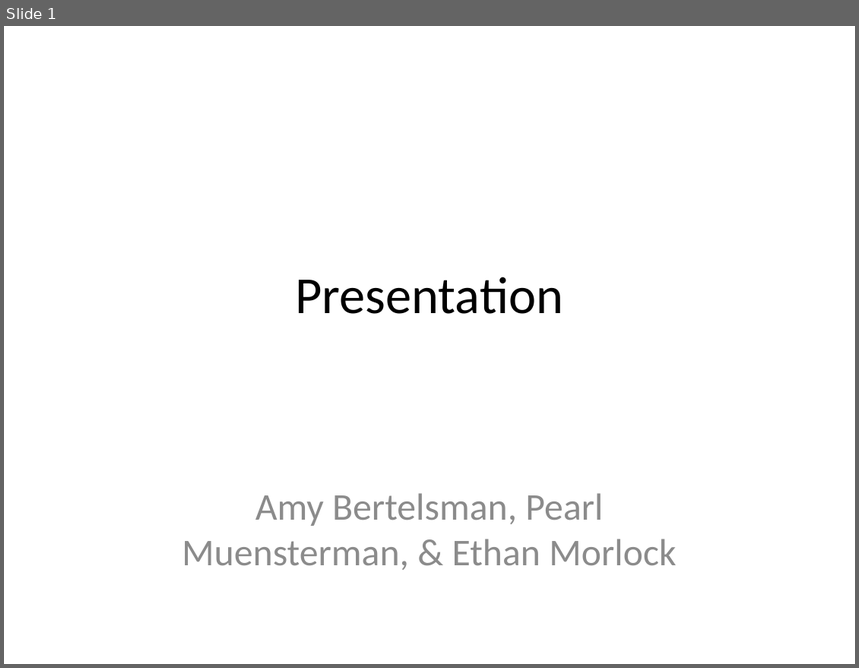
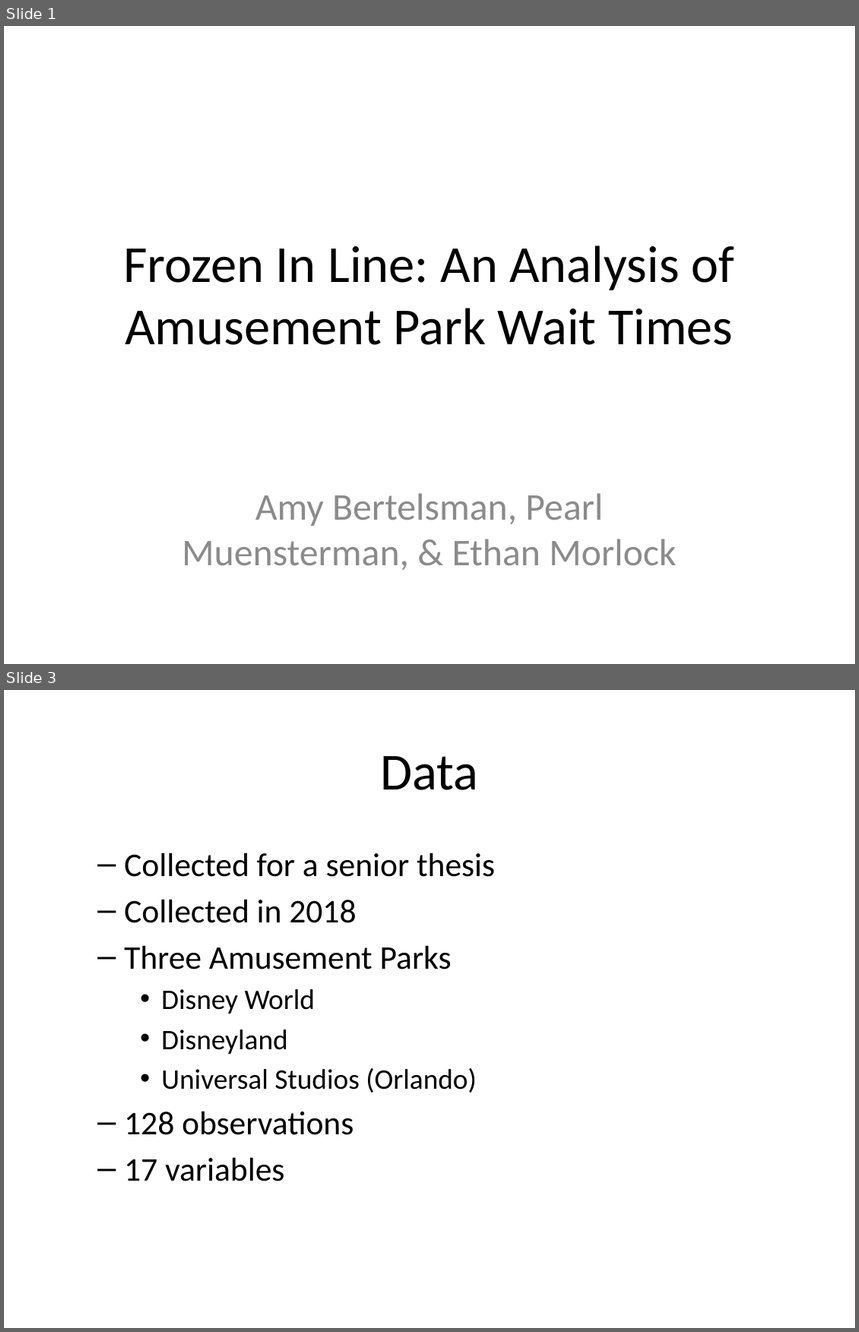
Before and after one commit to pearlmuensterman/Stat_361_Final_Project, a slide deck: Presentation.pptx. Shown one above the other, each under a label of ours: slide 1 before the commit, slides 1 and 3 after it; the slides between them are not shown. The pictures are 859x668 and 859x1332 pixels, drawn with LibreOffice and Linux fonts; fonts in the diff are those of the drawing. Boxes give left, top, right and bottom in pixels: in the first picture for what was removed or moved away, otherwise in the second. Text is boxed around its words. In the diff, an @@ line names an element or a change of style, - is before the commit and + after.

```diff
--- a/Presentation.pptx
+++ b/Presentation.pptx
@@ slide 3 added at box(4, 690, 855, 1328), background #FFFFFF @@
@@ title added at box(380, 756, 478, 790), 44 pt, text #000000 @@
+Data
@@ text added at box(124, 853, 495, 1182), 28 pt, text #000000 @@
+  – Collected for a senior thesis
+  – Collected in 2018
+  – Three Amusement Parks
+    • Disney World
+    • Disneyland
+    • Universal Studios (Orlando)
+  – 128 observations
+  – 17 variables
@@ slide 1 changed as well @@
@@ title at box(123, 246, 734, 345): text changed @@
-Presentation
+Frozen In Line: An Analysis of Amusement Park Wait Times
```
Also in this commit, not shown: 7 other slides added, 4 slides removed, 1 other file.
